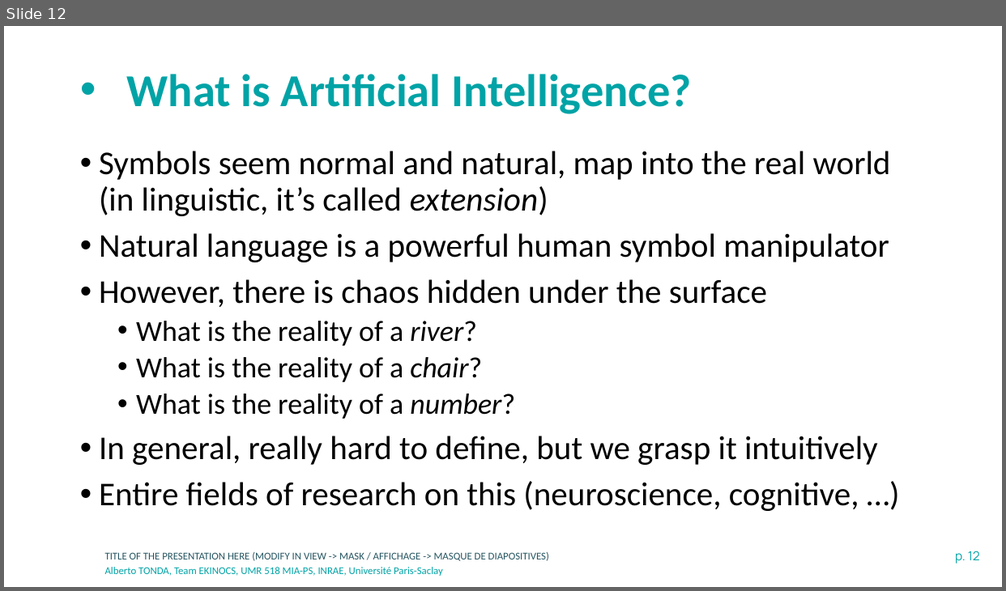
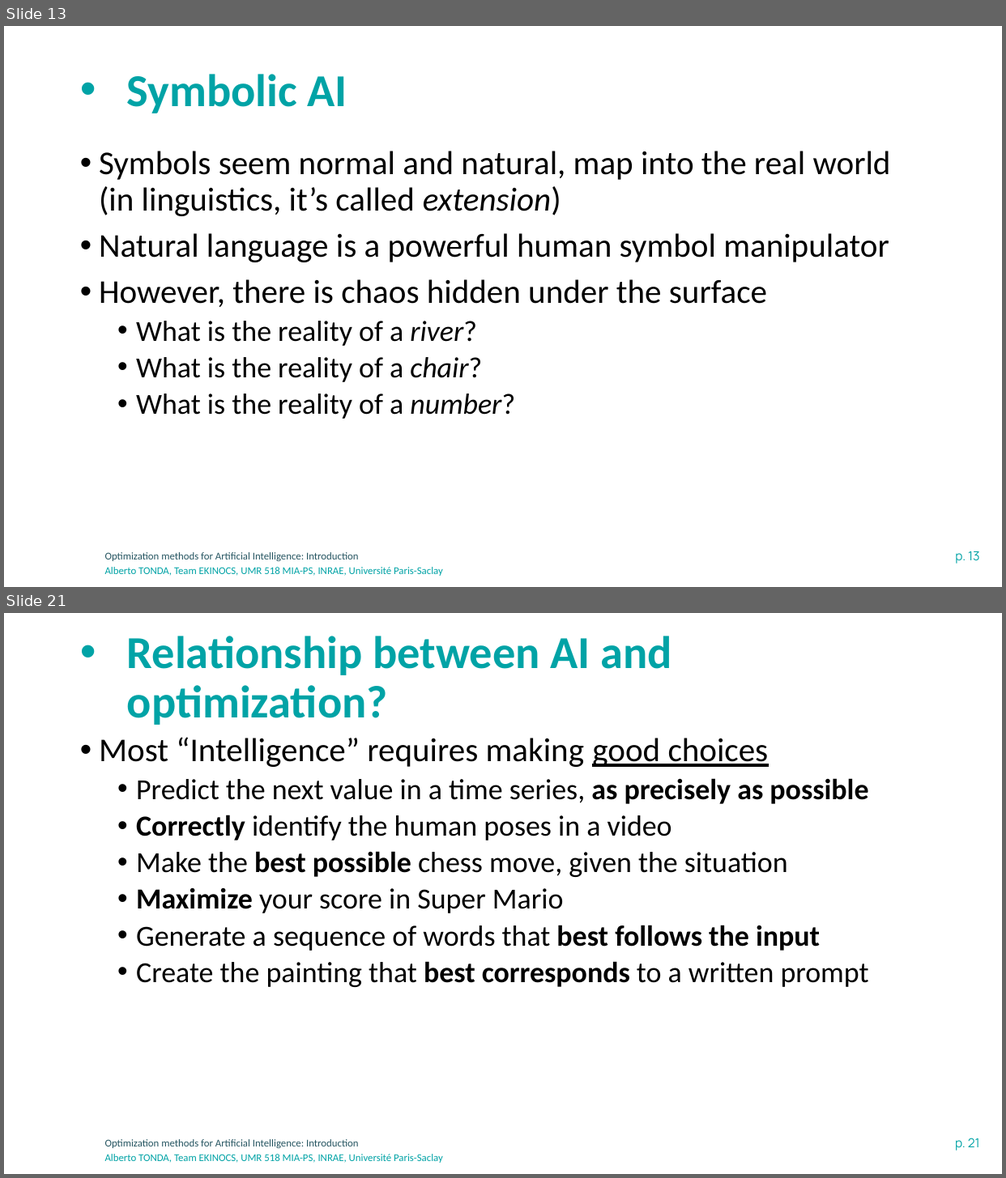
Before and after one commit to albertotonda/teaching, a slide deck: optimization-methods-for-artificial-intelligence/introduction.pptx. Shown one above the other, each under a label of ours: slide 12 before the commit, slides 13 and 21 after it; the slides between them are not shown. The pictures are 1006x591 and 1006x1178 pixels, drawn with LibreOffice and Linux fonts; fonts in the diff are those of the drawing; background and template pictures are left out. Boxes give left, top, right and bottom in pixels: in the first picture for what was removed or moved away, otherwise in the second. Text is boxed around its words. In the diff, an @@ line names an element or a change of style, - is before the commit and + after.

```diff
--- a/optimization-methods-for-artificial-intelligence/introduction.pptx
+++ b/optimization-methods-for-artificial-intelligence/introduction.pptx
@@ slide 21 added at [4,613,1002,1174], background #FFFFFF; not listed: 3 template elements that a slide beside it also shows @@
@@ title added at [127,636,672,725], 44 pt, text #00A3A6, bold @@
+• Relationship between AI and optimization?
@@ text added at [99,737,869,987], 28 pt, text #000000 @@
+• Most “Intelligence” requires making good choices
+  • Predict the next value in a time series, as precisely as possible
+  • Correctly identify the human poses in a video
+  • Make the best possible chess move, given the situation
+  • Maximize your score in Super Mario
+  • Generate a sequence of words that best follows the input
+  • Create the painting that best corresponds to a written prompt
@@ what was slide 12 is now slide 13 @@
@@ slide 13 changed as well @@
@@ title at [127,74,347,113]: text changed @@
-• What is Artificial Intelligence?
+• Symbolic AI
@@ text at [99,151,891,216]: text changed @@
-• Symbols seem normal and natural, map into the real world (in linguistic, it’s called extension)
+• Symbols seem normal and natural, map into the real world (in linguistics, it’s called extension)
@@ text at [99,436,878,511]: paragraphs removed @@
-• In general, really hard to define, but we grasp it intuitively
-• Entire fields of research on this (neuroscience, cognitive, …)
@@ text at [105,552,359,561]: text changed @@
-TITLE OF THE PRESENTATION HERE (MODIFY IN VIEW -> MASK / AFFICHAGE -> MASQUE DE DIAPOSITIVES)
+Optimization methods for Artificial Intelligence: Introduction
@@ page number at [955,552,980,564]: text changed @@
-p. 12
+p. 13
```
Also in this commit, not shown: 11 other slides changed, 10 other slides added, 4 other files.
